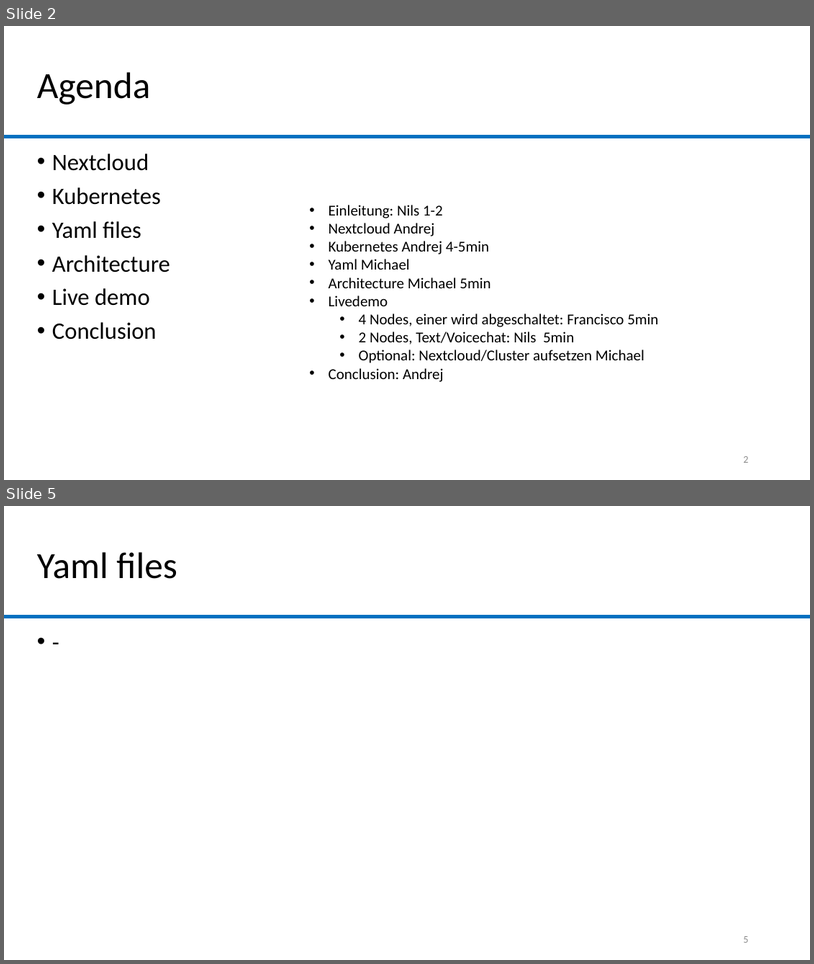
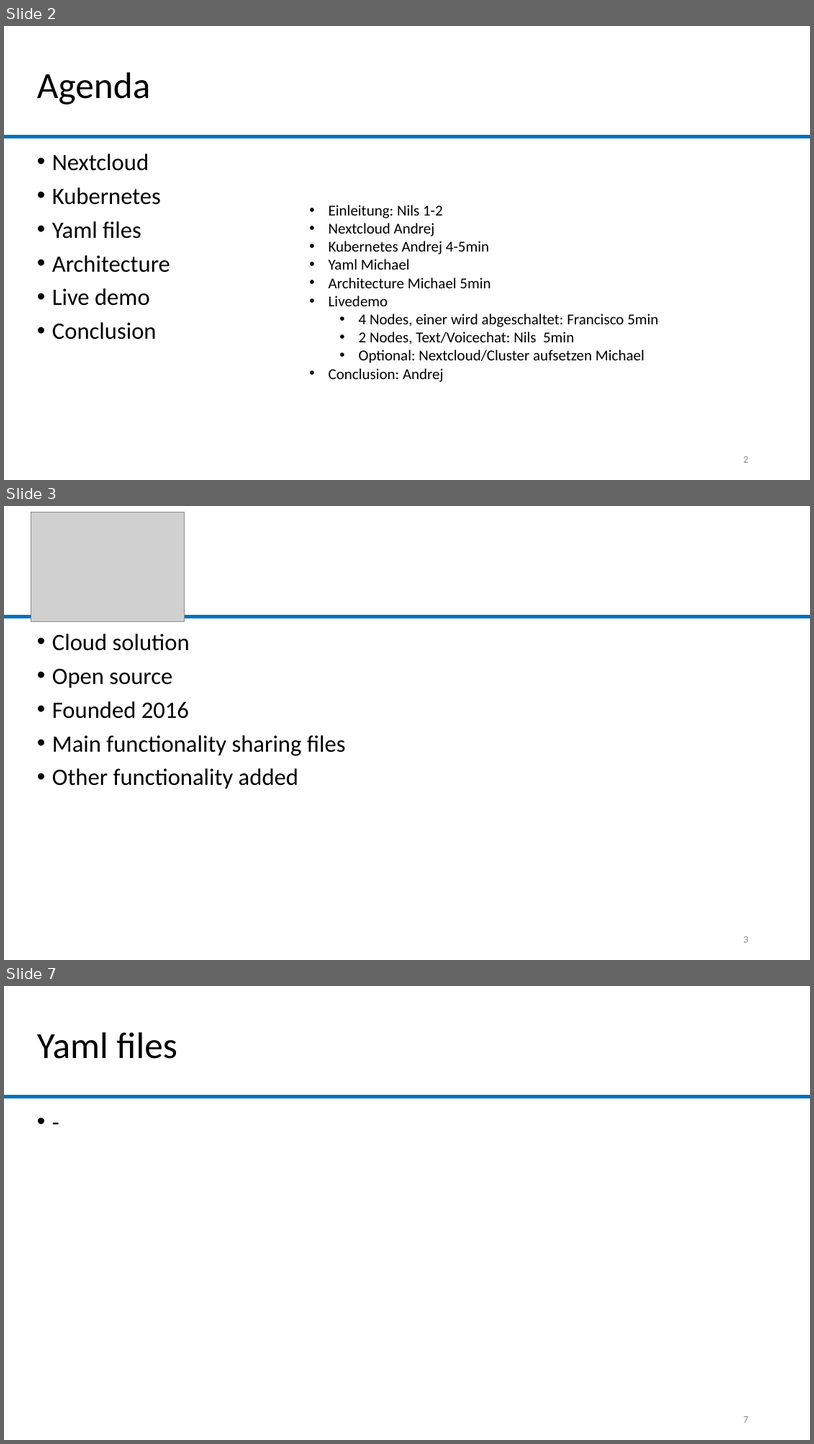
Before and after one commit to lolamtisch/BauCloCom_kubernetes, a slide deck: docu/Kubernetes_Nexcloud.pptx. Shown one above the other, each under a label of ours: slides 2 and 5 before the commit, slides 2, 3 and 7 after it; the slides between them are not shown. The pictures are 814x964 and 814x1444 pixels, drawn with LibreOffice and Linux fonts; fonts in the diff are those of the drawing; grey boxes stand for pictures; background and template pictures are left out. Boxes give left, top, right and bottom in pixels: in the first picture for what was removed or moved away, otherwise in the second. Text is boxed around its words. In the diff, an @@ line names an element or a change of style, - is before the commit and + after.

```diff
--- a/docu/Kubernetes_Nexcloud.pptx
+++ b/docu/Kubernetes_Nexcloud.pptx
@@ slide 3 added at (x1=4, y1=506, x2=810, y2=960), background #FFFFFF; not listed: 1 template element that a slide beside it also shows @@
@@ picture added at (x1=31, y1=512, x2=185, y2=621) @@
@@ text added at (x1=52, y1=633, x2=346, y2=789), 28 pt, text #000000 @@
+• Cloud solution
+• Open source
+• Founded 2016
+• Main functionality sharing files
+• Other functionality added
@@ page number added at (x1=743, y1=936, x2=748, y2=942), 12 pt, text #8C8C8C @@
+3
@@ what was slide 5 is now slide 7 @@
@@ page number at (x1=743, y1=1416, x2=748, y2=1422): text changed @@
-5
+7
```
Also in this commit, not shown: 4 other slides added, 2 slides removed.
